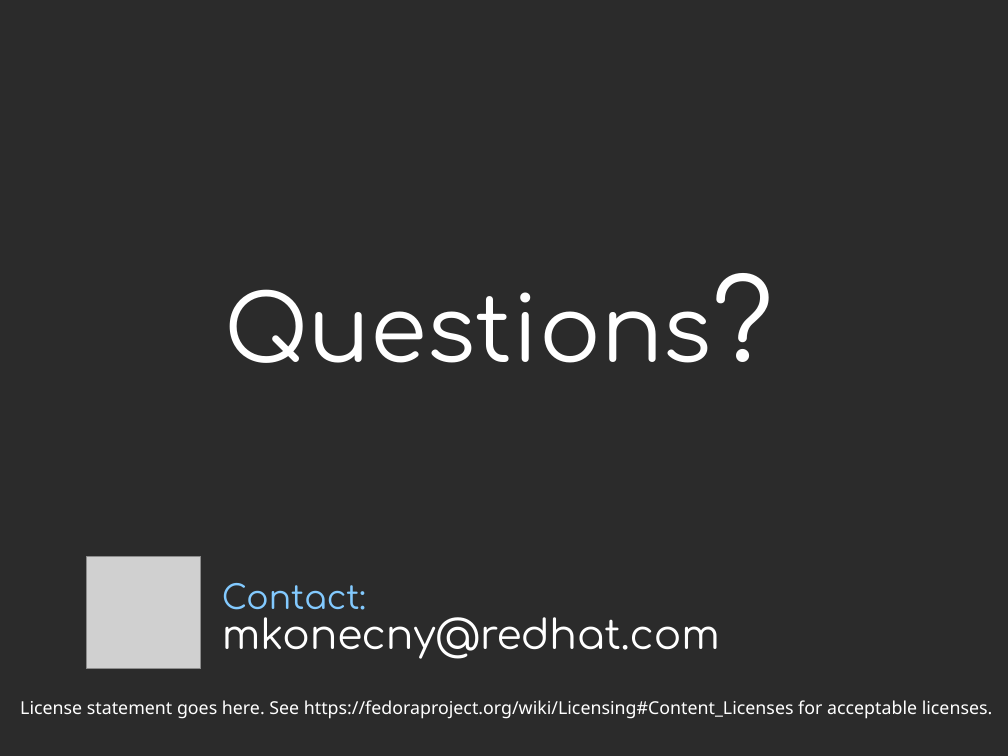
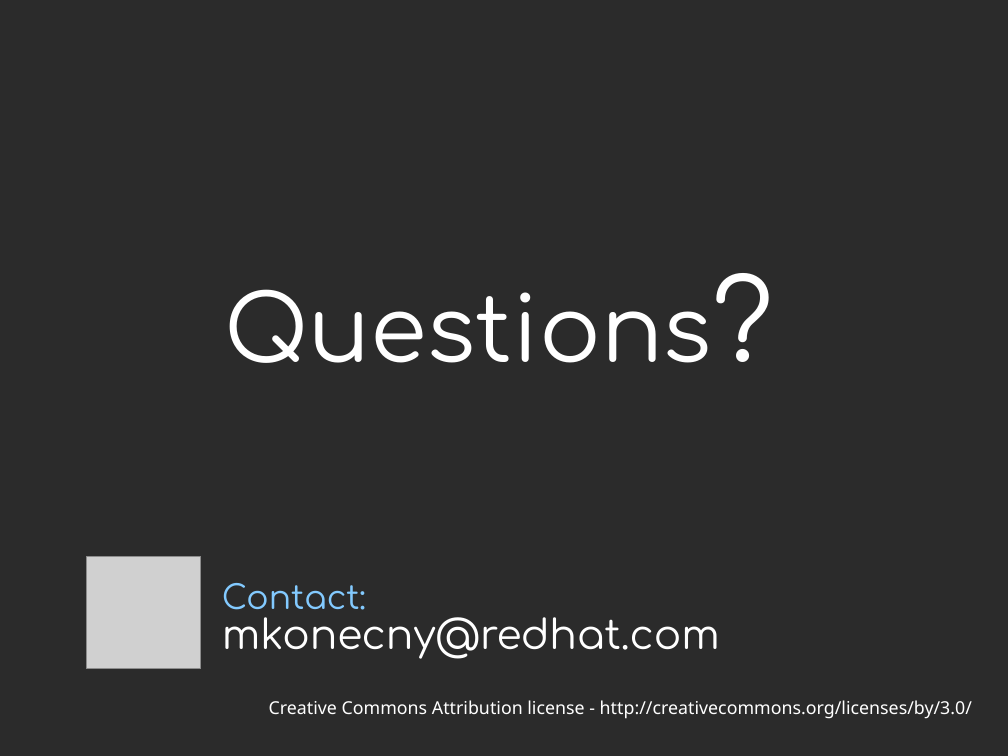
Before and after one commit to Zlopez/fedora_slides, a slide deck: slide 12 of working_with_fedora_silverblue.odp. Drawn at 1008x756 pixels with LibreOffice and Linux fonts; fonts in the diff are those of the drawing; grey boxes stand for pictures; background and template pictures are left out; a plain dark background stands for a picture behind light text. Boxes give left, top, right and bottom in pixels: in the first picture for what was removed or moved away, otherwise in the second. Text is boxed around its words. In the diff, an @@ line names an element or a change of style, - is before the commit and + after.

Commit message:
Add license

```diff
--- a/working_with_fedora_silverblue.odp
+++ b/working_with_fedora_silverblue.odp
@@ text at box(269, 700, 972, 719): text changed @@
-License statement goes here. See https://fedoraproject.org/wiki/Licensing#Content_Licenses for acceptable licenses.
+Creative Commons Attribution license - http://creativecommons.org/licenses/by/3.0/
```
Also in this commit, not shown: 2 other slides changed.
